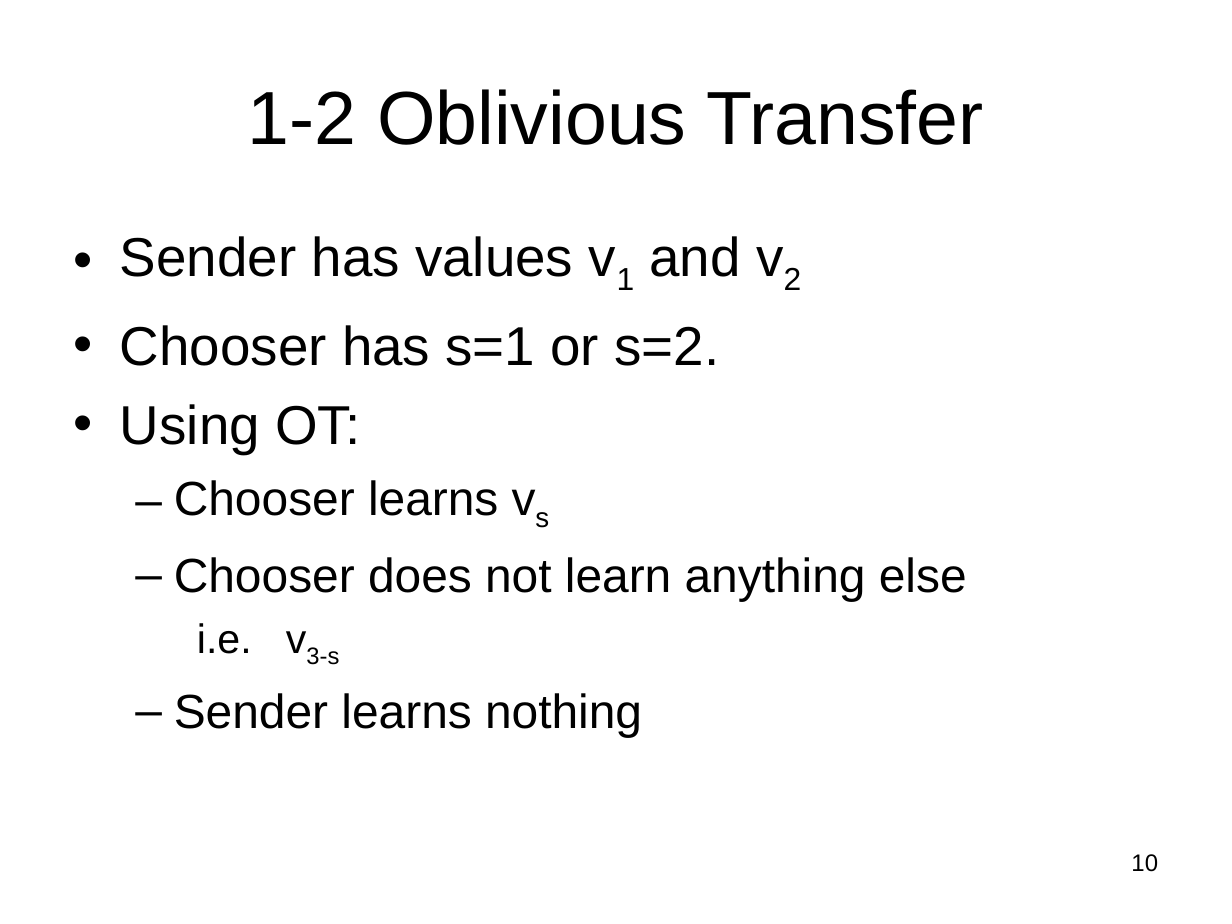
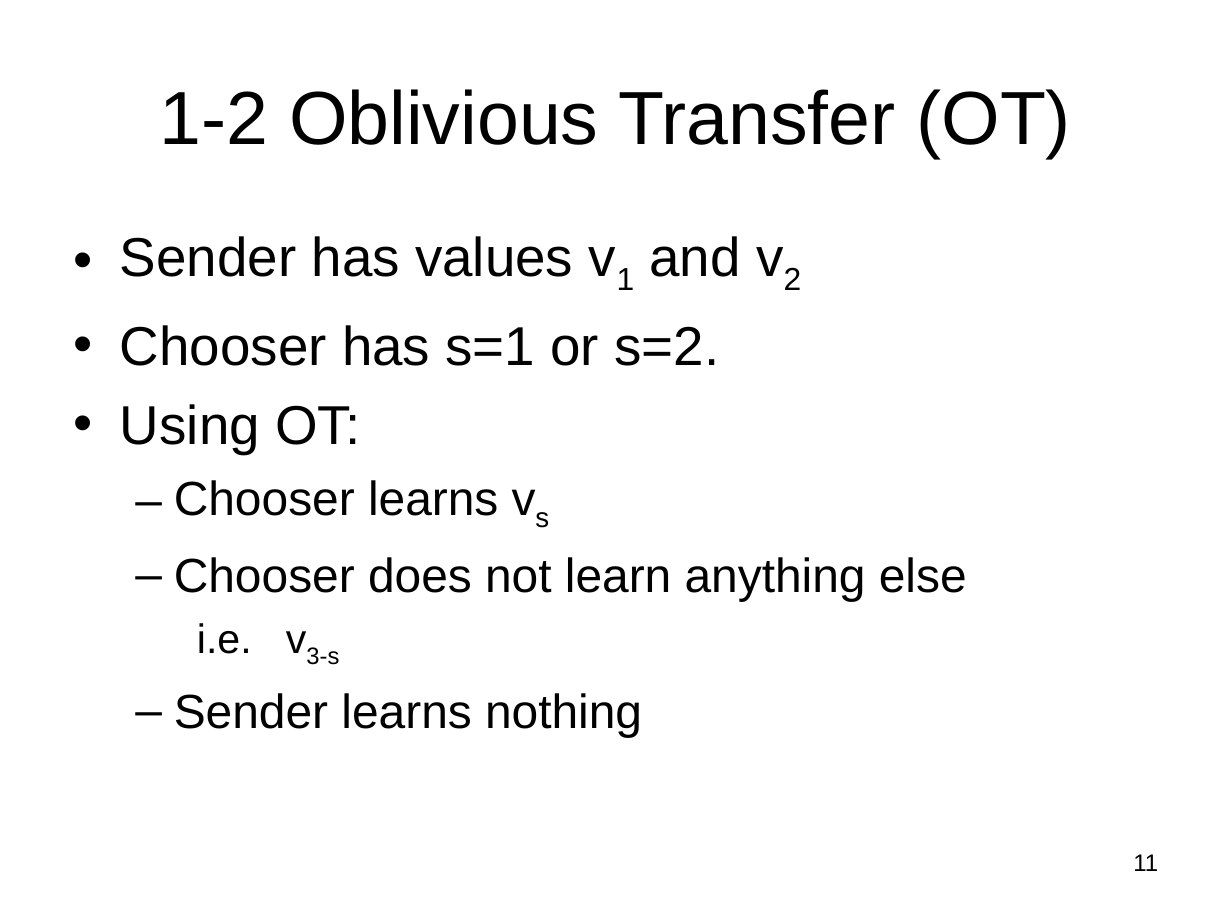
Before and after one commit to lpkruger/sfe-tools, a slide deck: slide 11 of prelim/Prelim-talk.ppt (slide 10 before the commit). Drawn at 1232x924 pixels with LibreOffice and Linux fonts; fonts in the diff are those of the drawing. Boxes give left, top, right and bottom in pixels: in the first picture for what was removed or moved away, otherwise in the second. Text is boxed around its words. In the diff, an @@ line names an element or a change of style, - is before the commit and + after.

```diff
--- a/prelim/Prelim-talk.ppt
+++ b/prelim/Prelim-talk.ppt
@@ title at box(160, 89, 1071, 158): text changed @@
-1-2 Oblivious Transfer
+1-2 Oblivious Transfer (OT)
@@ page number at box(1133, 854, 1158, 871): text changed @@
-10
+11
```
Also in this commit, not shown: 19 other slides changed, 7 slides added, 1 slide removed, 1 other file.
